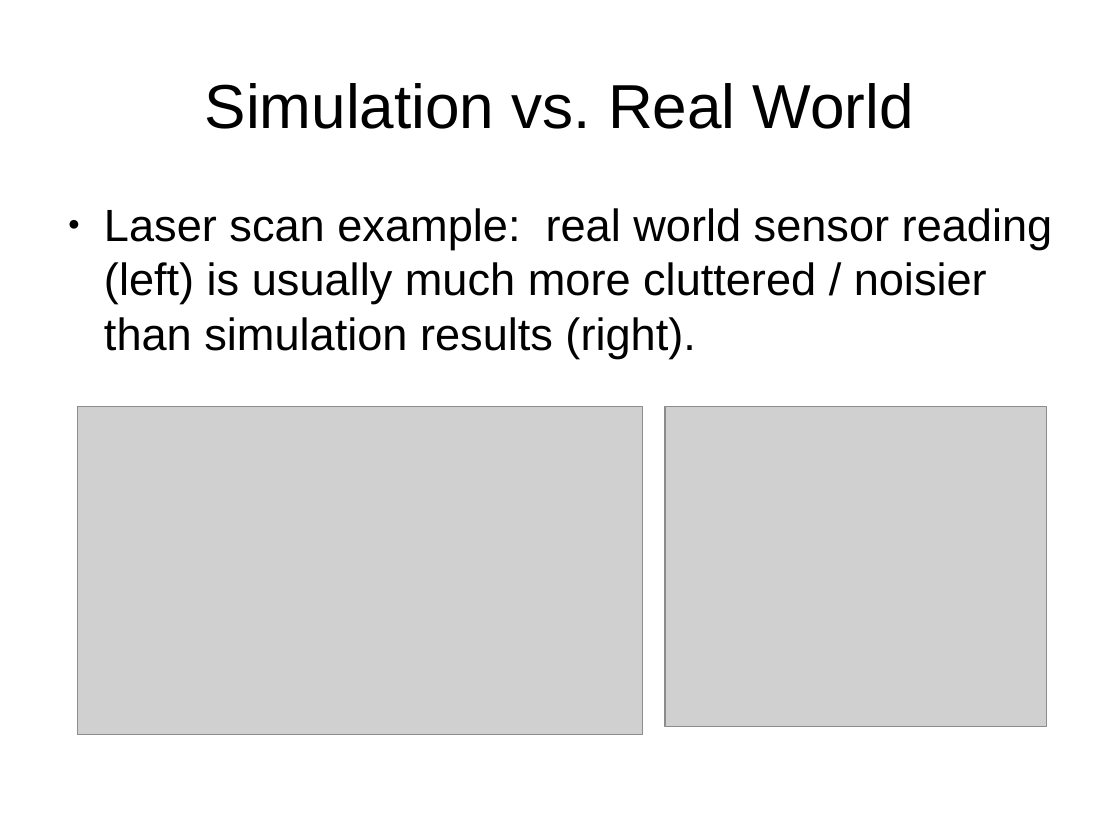
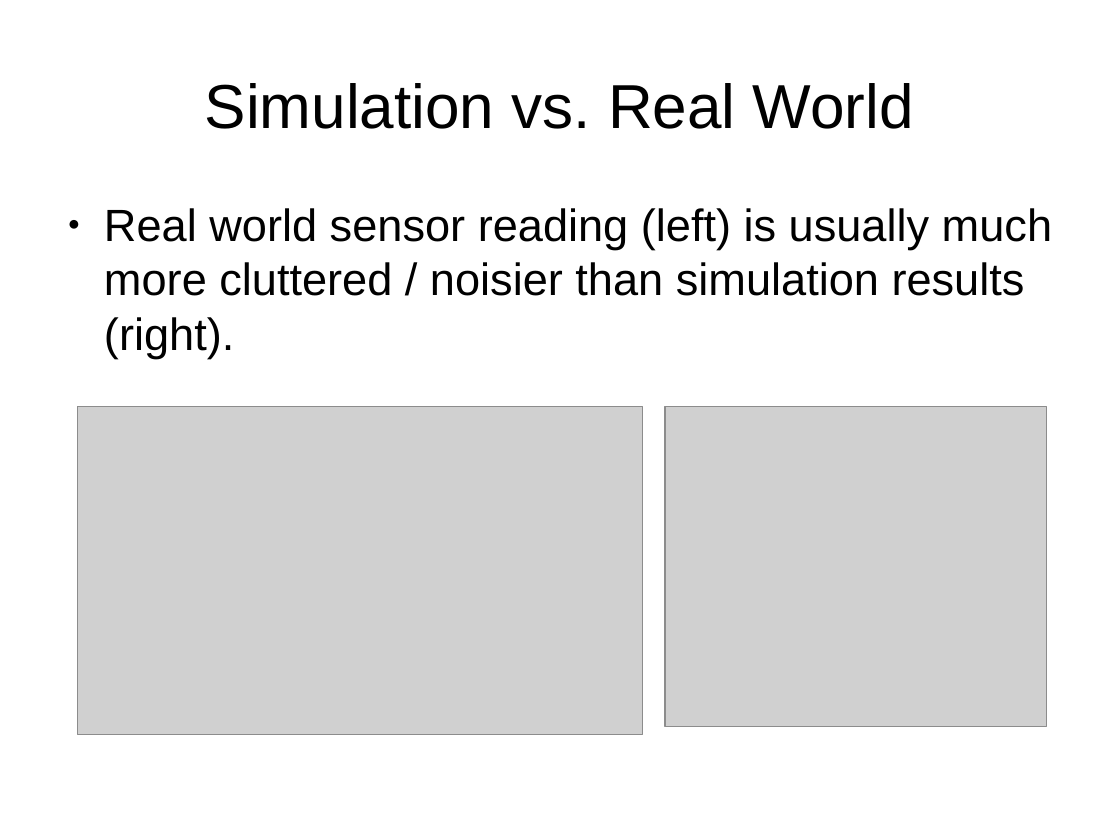
Before and after one commit to PR2/pr2_docs, a slide deck: slide 27 of pr2_training_workshop/simulation/simulation_training_workshop_rev1.odp (slide 29 before the commit). Drawn at 1120x840 pixels with LibreOffice and Linux fonts; fonts in the diff are those of the drawing; grey boxes stand for pictures. Boxes give left, top, right and bottom in pixels: in the first picture for what was removed or moved away, otherwise in the second. Text is boxed around its words. In the diff, an @@ line names an element or a change of style, - is before the commit and + after.

```diff
--- a/pr2_training_workshop/simulation/simulation_training_workshop_rev1.odp
+++ b/pr2_training_workshop/simulation/simulation_training_workshop_rev1.odp
@@ text at box(104, 208, 1052, 358): text changed @@
-● Laser scan example: real world sensor reading (left) is usually much more cluttered / noisier than simulation results (right).
+● Real world sensor reading (left) is usually much more cluttered / noisier than simulation results (right).
```
Also in this commit, not shown: 9 other slides changed, 8 slides removed.
